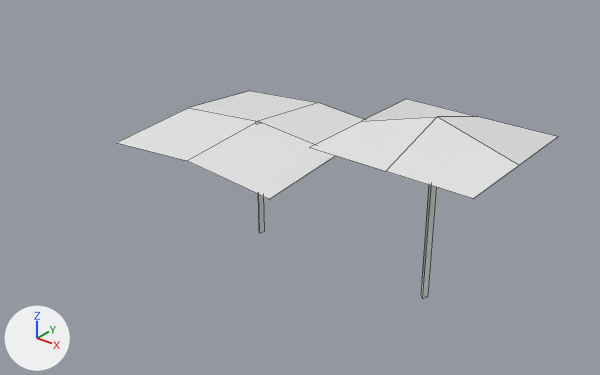
A saved change to the FBX model WoodlandFlight/Assets/Meshes/Flora/Flowers.fbx.
One viewpoint serves both versions: a camera (50 mm lens) standing at (-0.787, -0.375, 0.277) and looking at (-1.085, -0.002, 0.046). Lighting does not change. The marker at lower left points along +X, +Y and +Z. Mesh edges are drawn as thin lines.

The first picture shows 'Flower1', 'Flower2'.
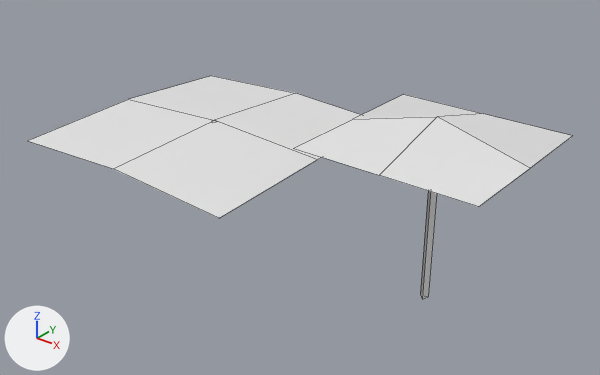
Where the change shows, as pixel boxes (x1, y1, x2, y2) in the pictures (600 x 375 px; the box of a moved part takes in the faces that stretch with it):
'Flower2', reshaped, moved (35% wider): before (117, 91, 364, 233); after (28, 76, 361, 218)
'Flower1', rescaled (11% wider): before (309, 99, 558, 299); after (295, 94, 572, 299)
part 1 of me_plane_013, moved or reshaped: before (117, 91, 364, 199); after (28, 76, 361, 218)
part 2 of me_plane_013, moved or reshaped (not visible afterwards): before (258, 194, 264, 233)

The change in detail:
me_plane_013 has 15 vertices, 7 faces and spans x -0.0641..0.0641, y -0.0641..0.0641, z -0.0082..0.0727.
me_plane_013 is used by ob_flower2; location (-1.1215, 0.0, 0.0094).
me_plane_013 part 1: the loose piece of 9 vertices spanning x -0.0641..0.0641, y -0.0641..0.0641, z 0.0619..0.0727 is scaled about the mesh origin by (1.37, 1.37, 0.88).
me_plane_013 part 2: the loose piece of 6 vertices spanning x -0.0027..0.0018, y -0.0023..0.0018, z -0.0082..0.0716 is scaled about the mesh origin by (1, 1, 0.88).
Object 'Flower1' (ob_flower1) is rescaled from (1.0, 1.0, 1.0) to (1.12, 1.12, 1.0).
Object 'Flower2' (ob_flower2) moves from (-1.1215, 0.0, 0.0094) to (-1.161, 0.0, 0.0094).
